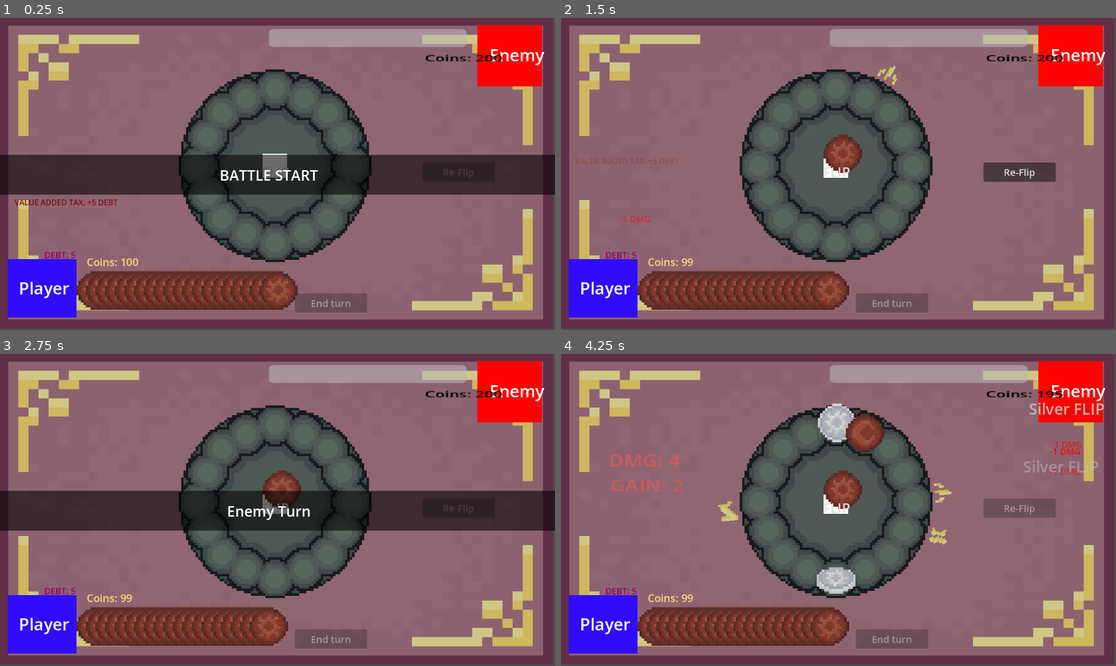
Above: before the commit, frames 1-4 (two rows, left to right).
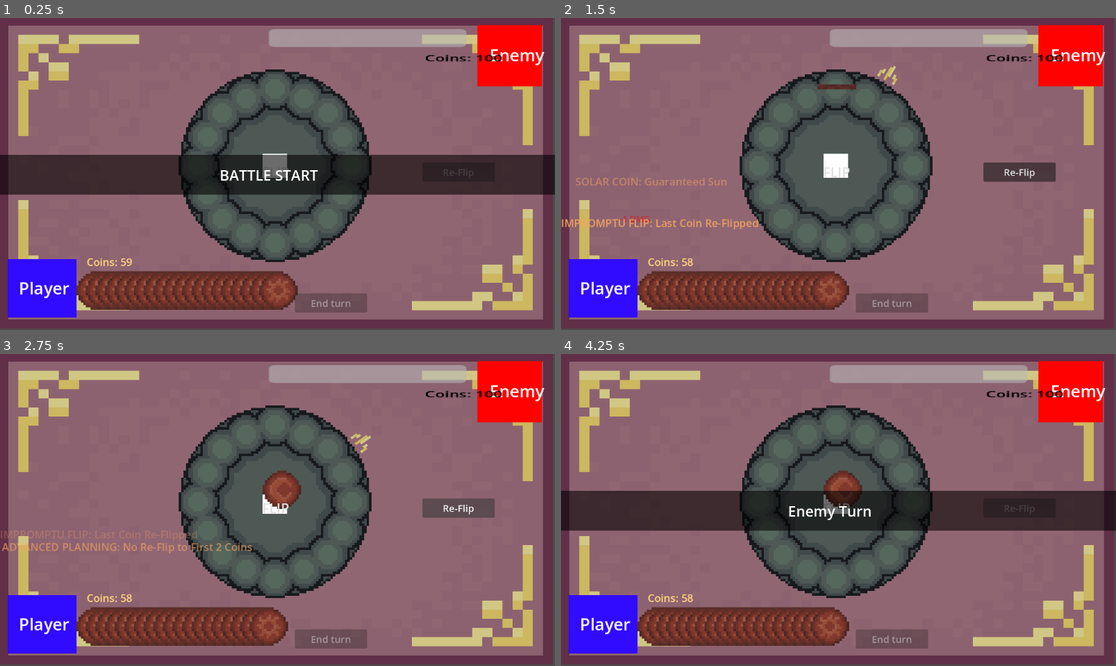
Above: after the commit, the same moments.

Repository: WebsterMiguelle/Arcoinium
Game: Godot game, scene res://Scene/main.tscn
Two runs of this game, one before a commit and one after it. Both use one fixed random seed, a clock stepped at 60 frames per second and the inputs below.
Inputs (mouse positions are in pixels of both pictures, inside the frame that each line leads up to):
- Up to frame 1 (0.25 s): no input
- Up to frame 2 (1.5 s): click (749, 289) at 0.5 s; click "End turn" at 1.25 s
- Up to frame 3 (2.75 s): click "Re-Flip" at 2 s
- Up to frame 4 (4.25 s): click "FLIP" at 2.75 s; click "FLIP" at 3.5 s

The runs differ from the first frame. In frame 1, 0.3% of the frame differs, in the area x 2-88%, y 11-80%; in frame 2, 1.5%; in frame 3, 13%; in frame 4, 15%, in the area x 0-100%, y 11-80%.

Commit message:
Passives Rebalanced; Added 8 Enemies (Including Elites)

Diff:
--- a/Scene/main.tscn
+++ b/Scene/main.tscn
@@ -33,6 +33,12 @@
 grow_vertical = 2
 texture = ExtResource("2_3amdw")
 script = ExtResource("1_h2yge")
+has_solar_coin = true
+has_impromptu_flip = true
+has_advanced_planning = true
+has_lucky_pair = true
+has_value_increase = true
+has_coin_snipe = true
 
 [node name="Player" type="Node2D" parent="." unique_id=1514396733]
 script = ExtResource("2_1bvp3")
--- a/Script/enemy.gd
+++ b/Script/enemy.gd
@@ -5,7 +5,12 @@
 	MAGE,
 	DWARF,
 	COLLECTOR,
-	TRADER
+	TRADER,
+	THRIFTER,
+	ARISTOCRAT,
+	SUN_CASTER,
+	MOON_CASTER,
+	TWILIGHT_SAGE
 }
 
 #ENEMY STATS
@@ -63,7 +68,7 @@
 	print("Hello" + str(enemy))
 	match enemy:
 		Enemy.MAGE:
-			max_coin = 100
+			max_coin = 200
 			coin = 10
 			max_flip = 1
 			silver_flip_rate = 0.0
@@ -71,7 +76,7 @@
 			bounty = 15
 			type = Enemy.MAGE
 		Enemy.DWARF:
-			max_coin = 100
+			max_coin = 200
 			coin = 14
 			max_flip = 2
 			silver_flip_rate = 0.0
@@ -80,17 +85,49 @@
 			type = Enemy.DWARF
 		Enemy.COLLECTOR:
 			max_coin = 200
-			coin = 200
-			max_flip = 8
-			silver_flip_rate = 0.7
-			gold_flip_rate = 0.3
+			coin = 24
+			max_flip = 6
+			silver_flip_rate = 0.05
+			gold_flip_rate = 0.0
 			bounty = 30
 			type = Enemy.COLLECTOR
 		Enemy.TRADER:
-			max_coin = 100
+			max_coin = 200
 			coin = 28
 			max_flip = 2
 			silver_flip_rate = 0.05
 			gold_flip_rate = 0.0
 			bounty = 30
 			type = Enemy.TRADER
+		Enemy.THRIFTER:
+			max_coin = 200
+			coin = 36
+			max_flip = 8
+			silver_flip_rate = 0.1
+			gold_flip_rate = 0
+			bounty = 45
+			type = Enemy.THRIFTER
+		Enemy.ARISTOCRAT:
+			max_coin = 200
+			coin = 120
+			max_flip = 16
+			silver_flip_rate = 1
+			gold_flip_rate = 0
+			bounty = 45
+			type = Enemy.ARISTOCRAT
+		Enemy.SUN_CASTER:
+			max_coin = 200
+			coin = 100
+			max_flip = 12
+			silver_flip_rate = 0.5
+			gold_flip_rate = 0
+			bounty = 60
+			type = Enemy.SUN_CASTER
+		Enemy.MOON_CASTER:
+			max_coin = 200
+			coin = 100
+			max_flip = 12
+			silver_flip_rate = 0.5
+			gold_flip_rate = 0
+			bounty = 60
+			type = Enemy.MOON_CASTER
--- a/Script/main.gd
+++ b/Script/main.gd
@@ -9,7 +9,11 @@
 	MAGE,
 	DWARF,
 	COLLECTOR,
-	TRADER
+	TRADER,
+	THRIFTER,
+	ARISTOCRAT,
+	SUN_CASTER,
+	MOON_CASTER
 }
 
 #USER INTERFACE
@@ -82,6 +86,8 @@
 
 var previous_player_flips = 0
 var player_turn_count = 0
+var sun_count = 0
+var moon_count = 0
 
 #GENERAL PASSIVES
 
@@ -129,8 +135,12 @@
 
 #ENEMY PASSIVES
 
-@export var has_value_added_tax = false
-@export var has_fair_trade = false
+var has_value_added_tax = false
+var has_fair_trade = false
+var has_learn_to_save = false
+var has_fully_paid = false
+var has_sunlit_curse = false
+var has_midnight_curse = false
 
 # Called when the node enters the scene tree for the first time.
 func _ready():
@@ -153,7 +163,7 @@
 	flip_button.pressed.connect(_on_flip_pressed)
 	endTurn_button.pressed.connect(_on_endturn_pressed)
 	re_flip_button.pressed.connect(_on_re_flip_pressed)
-	var enemy_id = 2
+	var enemy_id = 6
 	match enemy_id:
 		0: enemy.setup(Enemy.MAGE)
 		1: enemy.setup(Enemy.DWARF)
@@ -163,6 +173,19 @@
 		3:
 			enemy.setup(Enemy.TRADER)
 			has_fair_trade = true
+		4:
+			enemy.setup(Enemy.THRIFTER)
+			has_learn_to_save = true
+		5:
+			enemy.setup(Enemy.ARISTOCRAT)
+			has_fully_paid = true
+			enemy.debt = 100
+		6:
+			enemy.setup(Enemy.SUN_CASTER)
+			has_sunlit_curse = true
+		7:
+			enemy.setup(Enemy.MOON_CASTER)
+			has_midnight_curse = true
 
 	update_enemy_coin()
 	update_player_coin()
@@ -188,15 +211,12 @@
 	passive_income_used = false
 	payback_used = false
 	payback_coins = 12
-	pocket_money_coins = 6
+	pocket_money_coins = 8
 	coin_count = 0
 	player.current_flip = 0
 
 	if has_lending_charge: show_floating_label(player,0,LabelType.LENDING_CHARGE)
 	if has_reimbursement: show_floating_label(player,0,LabelType.REIMBURSEMENT)
-	if has_simple_interest:
-		show_floating_label(player,0,LabelType.SIMPLE_INTEREST)
-		enemy.bounty *= 1.3
 	if has_wishbone: show_floating_label(player,0,LabelType.WISH_BONE)
 	if has_golden_clover: show_floating_label(player,0,LabelType.GOLDEN_CLOVER)
 	if has_sleight_of_hand: show_floating_label(player,0,LabelType.SLEIGHT_OF_HAND)
@@ -233,7 +253,12 @@
 func activate_player_turn_start_passives():
 	previous_player_flips = 0
 	if payback_used:
-		payback_coins = 12
+		if has_learn_to_save and coin_count >= 8:
+			payback_coins = 8
+			if has_piggy:
+				payback_coins = 6
+		else:
+			payback_coins = 12
 		endTurn_button.disabled = true
 		re_flip_button.disabled = true
 		print("PAYBACK: " + str(payback_coins))
@@ -366,7 +391,9 @@
 
 func start_player_turn():
 
+
 	player_turn_count += 1
+
 	#Initialize Global Stats
 	damage = 0
 	gain = 0
@@ -379,6 +406,11 @@
 	if player.gain != 0 and player.gain > player.debt: show_floating_label(player,player.gain-player.debt,LabelType.GAIN)
 	player.gain_coin()
 
+	if has_simple_interest:
+		var interest = int(previous_player_gain * 0.2)
+		player.gain += interest
+		gain += interest
+		if interest != 0: show_floating_label(player,int(previous_player_gain * 0.2),LabelType.SIMPLE_INTEREST)
 
 	#Reset Player Stats
 	if has_pocket_money and player_turn_count == 1:
@@ -418,8 +450,24 @@
 		latest_coin.copy_coin(coin)
 		reserved_coin.queue_free()
 
+		if has_learn_to_save and coin_count >= 8:
+			flip_button.disabled = true
+			show_floating_label(player,0,LabelType.LEARN_TO_SAVE)
+
 func start_enemy_turn():
 	coin_deck.reset_sigils()
+
+	if enemy.type == Enemy.SUN_CASTER:
+		if sun_count >= 9:
+			enemy.gold_flip_rate = 1
+		else:
+			enemy.gold_flip_rate = 0
+
+	if enemy.type == Enemy.MOON_CASTER:
+		if moon_count >= 9:
+			enemy.gold_flip_rate = 1
+		else:
+			enemy.gold_flip_rate = 0
 
 	show_turn_ui("Enemy Turn")
 	#Initialize Stats
@@ -430,11 +478,15 @@
 	#Coin Gain Triggers
 	if enemy.gain != 0 and enemy.gain > enemy.debt: show_floating_label(enemy,enemy.gain,LabelType.GAIN)
 	enemy.gain_coin()
+	if has_fully_paid and enemy.debt == 0:
+		player.take_damage(100)
+		show_floating_label(player,100,LabelType.FULLY_PAID)
+		check_defeat()
 	if has_loan_shark and enemy.debt > 1:
 		var loan_damage = enemy.debt / 2
 		enemy.take_damage(loan_damage)
-		enemy.debt /= 2
 		show_floating_label(enemy,loan_damage,LabelType.LOAN_SHARK)
+
 
 	#Reset Enemy Stats
 	enemy.current_flip = 0
@@ -446,6 +498,7 @@
 
 	current_turn = Turn.ENEMY
 	turn_calculation.text = ""
+
 
 	flip_button.disabled = true
 	re_flip_button.disabled = true
@@ -468,9 +521,15 @@
 		else:
 			player.take_damage(damage)
 			show_floating_label(player,damage,LabelType.DAMAGE)
+	if debt != 0:
+			player.debt += debt
+			show_floating_label(player,debt,LabelType.DEBT)
 	enemy.gain += gain
 	if gain != 0: show_floating_label(enemy,gain,LabelType.TO_GAIN)
 
+	if has_pay_down and enemy.debt > enemy.coin:
+		enemy.coin = 0
+		show_floating_label(enemy,0,LabelType.PAY_DOWN)
 
 	var defeat = check_defeat()
 	var coins = get_tree().get_nodes_in_group("enemy_coins")
@@ -497,7 +556,7 @@
 	#Activate End Turn Passives
 	await activate_player_turn_end_passives()
 	enemy.take_damage(damage)
-	previous_player_gain = gain
+	previous_player_gain += gain
 	if damage != 0: show_floating_label(enemy,damage,LabelType.DAMAGE)
 	player.gain += gain
 	if gain != 0: show_floating_label(player,gain,LabelType.TO_GAIN)
@@ -505,9 +564,6 @@
 		show_floating_label(enemy,debt,LabelType.DEBT)
 		enemy.debt += debt
 
-	if has_pay_down and enemy.coin < enemy.debt:
-		enemy.coin = 0
-		show_floating_label(enemy,0,LabelType.PAY_DOWN)
 	reserve_left_over_coin()
 	var coins = get_tree().get_nodes_in_group("coins")
 	var is_left = true
@@ -544,6 +600,11 @@
 
 	var state = randi() % 2
 
+	if has_sunlit_curse:
+		state = 0
+	if has_midnight_curse:
+		state = 1
+
 	if flip_clicks == 1 and has_solar_coin:
 		state = 0;
 		show_floating_label(player,0,LabelType.SOLAR_COIN)
@@ -587,9 +648,7 @@
 	coin.add_to_group("coins")
 
 
-	add_child(coin);
-
-	var refund_chance = randf()
+	add_child(coin)
 	if has_refund and latest_coin != null:
 		if latest_coin.state == coin.state:
 			player.coin += (latest_coin.base_value / 2) + (coin.base_value / 2)
@@ -600,24 +659,33 @@
 			coin.queue_free()
 			show_floating_label(player,2,LabelType.GAIN)
 			coin_calculation()
-
 	latest_coin = coin
 	coin_count += 1
 
 	print(coin_count)
 	if player.current_flip == player.max_flip or player.coin == 1:
 		flip_button.disabled = true
+	if has_learn_to_save and coin_count >= 8:
+		flip_button.disabled = true
+		show_floating_label(player,0,LabelType.LEARN_TO_SAVE)
 	coin_calculation()
 	check_defeat()
 
 func enemy_flip():
 
 	var state = randi() % 2
+
+	if enemy.type == Enemy.SUN_CASTER and sun_count >= 9:
+		state = 0
+	if enemy.type == Enemy.MOON_CASTER and moon_count >= 9:
+		state = 1
+
 	enemy.current_flip += 1
 	show_floating_label(enemy,1,LabelType.DAMAGE)
 	var coin = COIN.instantiate()
 	coin.setup(state,coin_deck.get_vacant_slot(enemy.current_flip))
 
+
 	#Silver/Gold Flip Rate
 
 	var upgrade_chance = randf()
@@ -636,10 +704,6 @@
 	add_child(coin);
 
 	enemy.take_damage(coin.base_value / 2)
-
-	if has_pay_down and enemy.coin < enemy.debt:
-		enemy.coin = 0
-		show_floating_label(enemy,0,LabelType.PAY_DOWN)
 
 	enemy_coin_calculation()
 	check_defeat()
@@ -738,6 +802,7 @@
 					flip_button.disabled = false
 					coin_count -= 1
 					show_floating_label(player,0,LabelType.SPARE_CHANGE)
+				coin.re_flip()
 				coin_calculation()
 
 			else:
@@ -755,6 +820,8 @@
 	damage = 0
 	gain = 0
 	debt = 0
+	sun_count = 0
+	moon_count = 0
 	var head_tail_count = 0
 	var coins = get_tree().get_nodes_in_group("coins")
 	for coin in coins:
@@ -762,7 +829,10 @@
 			left_coin = coin
 		if is_left == false:
 			right_coin = coin
-
+		if coin.state == 0:
+			sun_count += 1
+		else:
+			moon_count +=1
 		if left_coin != null and right_coin != null:
 			# 1. HEAD-HEAD PAIR
 			if left_coin.state == 0 and right_coin.state == 0:
@@ -796,6 +866,7 @@
 		turn_calculation.add_theme_color_override("font_color", Color.WHITE)
 	else:
 		turn_calculation.text = ""
+
 func reserve_left_over_coin():
 	var is_left = true # true - Left Coin, false - Right Coin
 	var left_coin
@@ -846,6 +917,7 @@
 	print("Calculating DMG and Gain of Enemy")
 	damage = 0
 	gain = 0
+	debt = 0
 	var type = enemy.type
 	var coins = get_tree().get_nodes_in_group("enemy_coins")
 	match type:
@@ -880,9 +952,68 @@
 		Enemy.TRADER:
 			for coin in coins:
 				if coin.state == 0: damage += coin.base_value / 2
-
-	if damage != 0 or gain != 0:
-		var text = "DMG: " + str(damage) + " \nGAIN: " + str(gain)
+		Enemy.THRIFTER:
+			var is_left = true # true - Left Coin, false - Right Coin
+			var left_coin
+			var right_coin
+			for coin in coins:
+				if is_left == true:
+					left_coin = coin
+				if is_left == false:
+					right_coin = coin
+				if left_coin != null and right_coin != null:
+					if left_coin.state == 1 and right_coin.state == 1:
+						gain += (left_coin.base_value) + (right_coin.base_value)
+					if left_coin.state == 0 and right_coin.state == 0:
+						damage += (left_coin.base_value) + (right_coin.base_value)
+					left_coin = null
+					right_coin = null
+				else:
+					pass
+				is_left = !is_left
+		Enemy.ARISTOCRAT:
+			for coin in coins:
+				if coin.state == 1: gain += coin.base_value
+		Enemy.SUN_CASTER:
+			var is_left = true # true - Left Coin, false - Right Coin
+			var left_coin
+			var right_coin
+			for coin in coins:
+				if coin.state == 0:
+					gain += coin.base_value / 2
+				if is_left == true:
+					left_coin = coin
+				if is_left == false:
+					right_coin = coin
+				if left_coin != null and right_coin != null:
+					if left_coin.state == 0 and right_coin.state == 0:
+						damage += (left_coin.base_value) + (right_coin.base_value)
+					left_coin = null
+					right_coin = null
+				else:
+					pass
+				is_left = !is_left
+		Enemy.MOON_CASTER:
+			var is_left = true # true - Left Coin, false - Right Coin
+			var left_coin
+			var right_coin
+			for coin in coins:
+				if coin.state == 1:
+					debt += coin.base_value / 2
+				if is_left == true:
+					left_coin = coin
+				if is_left == false:
+					right_coin = coin
+				if left_coin != null and right_coin != null:
+					if left_coin.state == 1 and right_coin.state == 1:
+						damage += 1
+					left_coin = null
+					right_coin = null
+				else:
+					pass
+				is_left = !is_left
+	if damage != 0 or debt != 0:
+		var text = "DMG: " + str(damage) + "\nGAIN: " + str(gain) + "\nDEBT: " + str(debt)
 		turn_calculation.text = text
 		turn_calculation.add_theme_color_override("font_color", Color.INDIAN_RED)
 
@@ -922,7 +1053,9 @@
 	LENDING_CHARGE,
 
 	VALUE_ADDED_TAX,
-	FAIR_TRADE
+	FAIR_TRADE,
+	LEARN_TO_SAVE,
+	FULLY_PAID
 }
 func show_floating_label(entity, value, type):
 	var label = Label.new()
@@ -1020,7 +1153,7 @@
 			label.add_theme_color_override("font_color",Color.SLATE_GRAY)
 			label.add_theme_font_size_override("font_size",22)
 		LabelType.SIMPLE_INTEREST:
-			label.text = "SIMPLE INTEREST: Enemy Bounty +50%"
+			label.text = "SIMPLE INTEREST: +" + str(value) + " GAIN"
 			label.add_theme_color_override("font_color",Color.SANDY_BROWN)
 			label.add_theme_font_size_override("font_size",22)
 		LabelType.POCKET_MONEY:
@@ -1058,6 +1191,14 @@
 			label.add_theme_font_size_override("font_size",16)
 		LabelType.FAIR_TRADE:
 			label.text = "FAIR TRADE: Coin Count Copied"
+			label.add_theme_color_override("font_color",Color.WEB_MAROON)
+			label.add_theme_font_size_override("font_size",16)
+		LabelType.LEARN_TO_SAVE:
+			label.text = "LEARN TO SAVE: Only 8 Coins Allowed"
+			label.add_theme_color_override("font_color",Color.WEB_MAROON)
+			label.add_theme_font_size_override("font_size",16)
+		LabelType.FULLY_PAID:
+			label.text = "FULLY PAID: -" + str(value) + " DMG"
 			label.add_theme_color_override("font_color",Color.WEB_MAROON)
 			label.add_theme_font_size_override("font_size",16)
 	label.horizontal_alignment = HORIZONTAL_ALIGNMENT_LEFT
--- a/Script/player.gd
+++ b/Script/player.gd
@@ -3,8 +3,8 @@
 signal hp_changed(new_hp)
 
 #PLAYER STATS
-var max_coin = 100 #Max Coin Capacity
-var coin = 100:
+var max_coin = 500 #Max Coin Capacity
+var coin = 59:
 	set(value):
 		coin = clamp(value,0,max_coin)
 		hp_changed.emit(coin)
@@ -16,10 +16,10 @@
 var current_re_flip = 0: #Current Re-Flip Count
 	set(value):
 		current_re_flip = clamp(value,0,max_re_flip)
-var silver_flip_rate = 0.2: #Chance to Flip a Silver Coin
+var silver_flip_rate = 0.1: #Chance to Flip a Silver Coin
 	set(value):
 		silver_flip_rate = clamp(value,0.0,100.0)
-var gold_flip_rate = 0.1: #Chance to Flip a Gold Coin
+var gold_flip_rate = 0.05: #Chance to Flip a Gold Coin
 	set(value):
 		gold_flip_rate = clamp(value,0.0,100.0)
 
